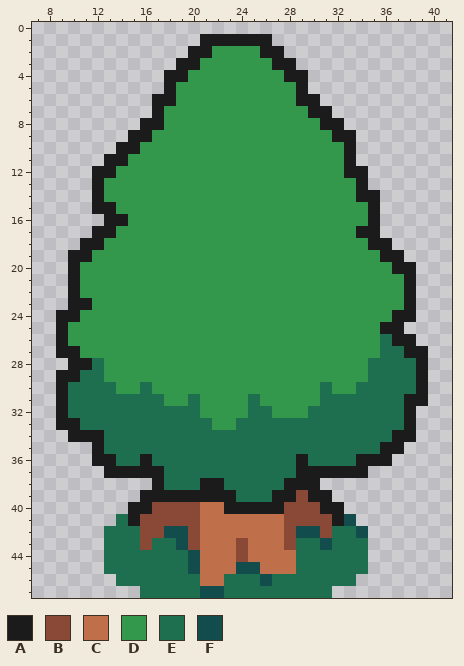
One commit to this pixel-art sprite: Roguelike_unity/Assets/Art/Environment/Tree_3.png. The picture above is the old version.
The file is 48x48 pixels. Shown: x 7..41, y 0..47.
Palette (. is transparent): A #1b1b1b  B #8a4836  C #bf6f4a  D #33984b  E #1e6f50  F #134c4c
Pixels before, first column x 9:
 1 ............AAAAAA.............
 2 ...........AADDDDAA............
 3 ..........AADDDDDDAA...........
 4 .........AADDDDDDDDAA..........
 5 .........ADDDDDDDDDDA..........
 6 ........AADDDDDDDDDDAA.........
 7 ........ADDDDDDDDDDDDAA........
 8 .......AADDDDDDDDDDDDDAA.......
 9 ......AADDDDDDDDDDDDDDDAA......
10 .....AADDDDDDDDDDDDDDDDDA......
11 ....AADDDDDDDDDDDDDDDDDDA......
12 ...AADDDDDDDDDDDDDDDDDDDAA.....
13 ...ADDDDDDDDDDDDDDDDDDDDDA.....
14 ...ADDDDDDDDDDDDDDDDDDDDDAA....
15 ...AADDDDDDDDDDDDDDDDDDDDDA....
16 ....AADDDDDDDDDDDDDDDDDDDDA....
17 ...AADDDDDDDDDDDDDDDDDDDDAA....
18 ..AADDDDDDDDDDDDDDDDDDDDDDAA...
19 .AADDDDDDDDDDDDDDDDDDDDDDDDAA..
20 .ADDDDDDDDDDDDDDDDDDDDDDDDDDAA.
21 .ADDDDDDDDDDDDDDDDDDDDDDDDDDDA.
22 .ADDDDDDDDDDDDDDDDDDDDDDDDDDDA.
23 .AADDDDDDDDDDDDDDDDDDDDDDDDDDA.
24 AADDDDDDDDDDDDDDDDDDDDDDDDDDAA.
25 ADDDDDDDDDDDDDDDDDDDDDDDDDDAA..
26 ADDDDDDDDDDDDDDDDDDDDDDDDDDEAA.
27 AADDDDDDDDDDDDDDDDDDDDDDDDDEEAA
28 .AAEDDDDDDDDDDDDDDDDDDDDDDEEEEA
29 AAEEDDDDDDDDDDDDDDDDDDDDDDEEEEA
30 AEEEEDDEDDDDDDDDDDDDDDEDDEEEEEA
31 AEEEEEEEEDDEDDDDEDDDDDEEEEEEEAA
32 AEEEEEEEEEEEDDDDEEDDDEEEEEEEEA.
33 AAEEEEEEEEEEEDDEEEEEEEEEEEEEEA.
34 .AAAEEEEEEEEEEEEEEEEEEEEEEEEAA.
35 ...AEEEEEEEEEEEEEEEEEEEEEEEAA..
36 ...AAEEAEEEEEEEEEEEEAEEEEAAA...
37 ....AAAAAEEEEEEEEEEEAAAAAA.....
38 ........AEEEAAEEEEEAAA.........
39 .......AAAAAAAAEEEAABAA........
40 ......AABBBBCCAAAAABBBAA.......
41 .....EABBBBBCCCCCCCBBBBAF......
42 ....EEEBBFFBCCCCCCCBFFBEEF.....
43 ....EEEBEEFBCCCBCCCBEEFEEE.....
44 ....EEEEEEEFCCCBCCCCEEEEEE.....
45 ....EEEEEEEFCCCFFCCCEEEEEE.....
46 .....EEEEEEECCEEEFEEEEEEE......
47 .......EEEEEFFEEEEEEEEE........
And afterwards:
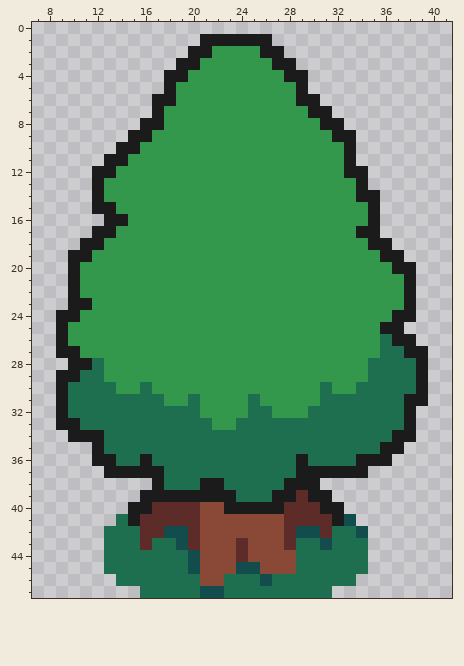
What changed:
colour B: #8a4836 -> #5d2c28
colour C: #bf6f4a -> #8a4836
